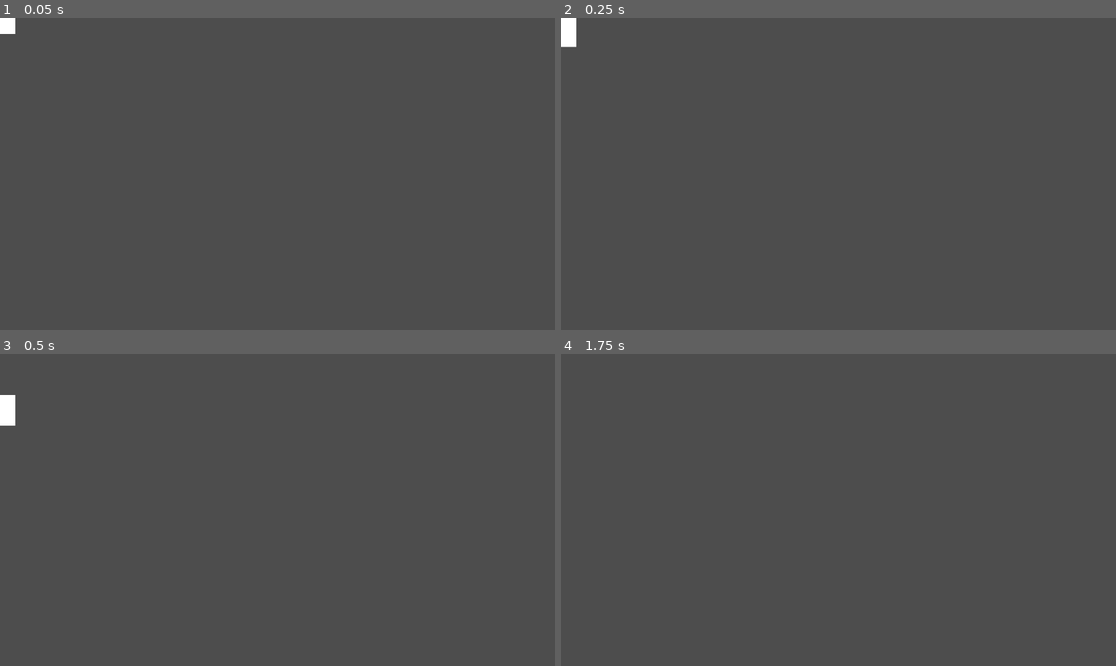
Above: before the commit, frames 1-4 (two rows, left to right).
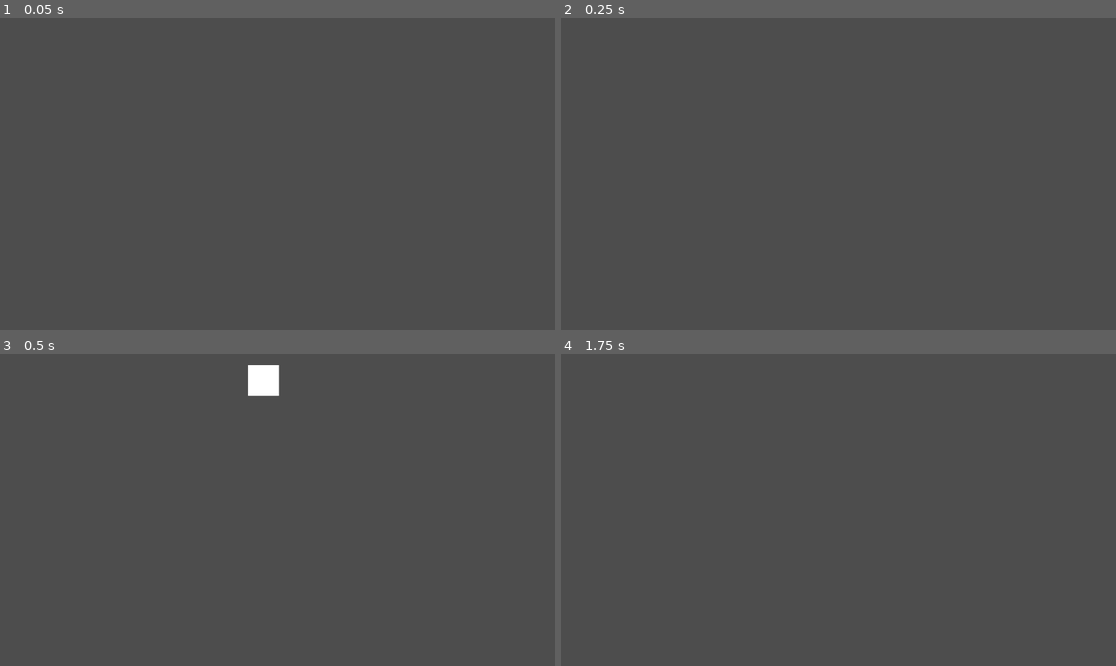
Above: after the commit, the same moments.

Repository: jareeeeeeeeeeeeeee/rhythm-game
Game: Godot game, scene res://node_2d.tscn
Same seed, same stepped clock (60 frames per second), same inputs: the game is played once before the commit and once after it.
Inputs:
- Up to frame 1 (0.05 s): no input
- Up to frame 2 (0.25 s): no input
- Up to frame 3 (0.5 s): no input
- Up to frame 4 (1.75 s): no input

The runs differ from the first frame. In frame 1, 0.1% of the frame differs, in the area x 0-3%, y 0-6%; in frame 2, 0.3%; in frame 3, 0.8%, in the area x 0-51%, y 3-23%; in frame 4, nothing differs.
Error before the commit: Invalid assignment of property or key 'modulate' with value of type 'Color' on a base object of type 'null instance'. (res://note.gd:4)

Commit message:
4/22/25 who cares

Diff:
--- /dev/null
+++ b/Background.tscn
@@ -0,0 +1,19 @@
+[gd_scene load_steps=3 format=3 uid="uid://ccg1j817nug8u"]
+
+[ext_resource type="Texture2D" uid="uid://d3ku85v5e3ldc" path="res://Note.png" id="1_l3thc"]
+
+[sub_resource type="RectangleShape2D" id="RectangleShape2D_dpw2a"]
+size = Vector2(1152, 648)
+
+[node name="Background" type="Node2D"]
+
+[node name="StaticBody2D" type="StaticBody2D" parent="."]
+position = Vector2(576, 324)
+
+[node name="CollisionShape2D" type="CollisionShape2D" parent="StaticBody2D"]
+shape = SubResource("RectangleShape2D_dpw2a")
+
+[node name="Sprite2D" type="Sprite2D" parent="StaticBody2D"]
+modulate = Color(0.272047, 0.272047, 0.272047, 1)
+scale = Vector2(18, 10.125)
+texture = ExtResource("1_l3thc")
--- a/Note.tscn
+++ b/Note.tscn
@@ -1,13 +1,11 @@
-[gd_scene load_steps=4 format=3 uid="uid://bbhciduwoai38"]
+[gd_scene load_steps=3 format=3 uid="uid://bbhciduwoai38"]
 
-[ext_resource type="Script" uid="uid://bjsq13et8esio" path="res://note.gd" id="1_pmjlu"]
 [ext_resource type="Texture2D" uid="uid://d3ku85v5e3ldc" path="res://Note.png" id="2_pmjlu"]
 
 [sub_resource type="RectangleShape2D" id="RectangleShape2D_ewwnu"]
 size = Vector2(64, 64)
 
 [node name="Note" type="RigidBody2D"]
-script = ExtResource("1_pmjlu")
 
 [node name="Sprite2D" type="Sprite2D" parent="."]
 texture = ExtResource("2_pmjlu")
--- a/node_2d.tscn
+++ b/node_2d.tscn
@@ -5,3 +5,4 @@
 [node name="Node2D" type="Node2D"]
 
 [node name="Note" parent="." instance=ExtResource("1_wtcfe")]
+position = Vector2(547, -62)
--- a/note.gd
+++ b/note.gd
@@ -1,4 +1,4 @@
 extends RigidBody2D
 
 func _init():
-	$sprite.modulate = Color(1,0,0)
+	$sprite.self_modulate = Color(1,0,0)
--- a/sprite_2d.gd
+++ b/sprite_2d.gd
@@ -1,4 +1,4 @@
 extends Sprite2D
 
-func _init():
+func _process(delta: float):
 	$sprite.modulate = Color(1,0,0)
